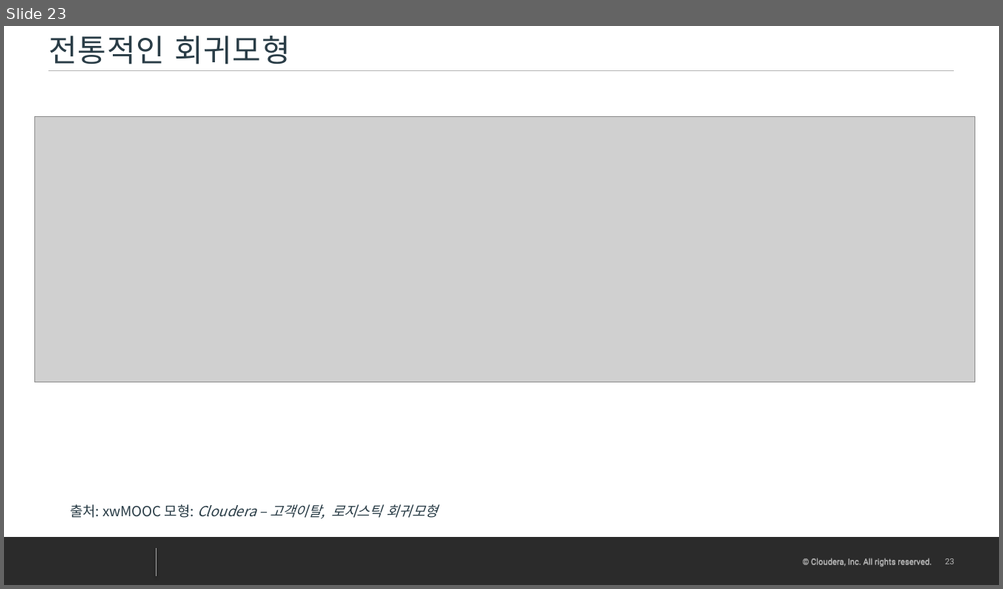
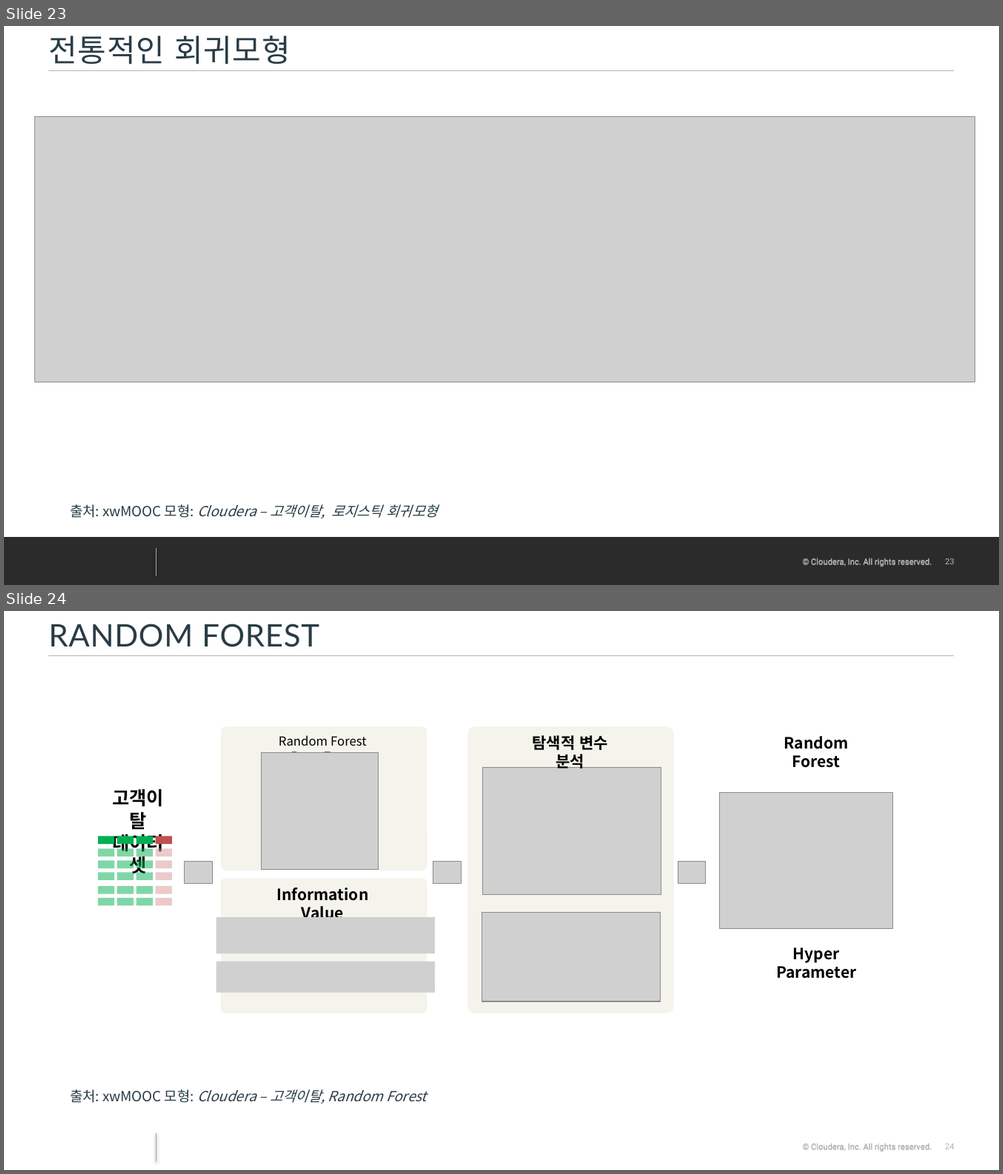
Before and after one commit to statkclee/ds-authoring, a slide deck: slides/Cloudera_Sessions_2018(Datayanolja).pptx. Shown one above the other, each under a label of ours: slide 23 before the commit, slides 23 and 24 after it. The pictures are 1003x589 and 1003x1174 pixels, drawn with LibreOffice and Linux fonts; fonts in the diff are those of the drawing; grey boxes stand for pictures; background and template pictures are left out; a plain dark background stands for a picture behind light text. Boxes give left, top, right and bottom in pixels: in the first picture for what was removed or moved away, otherwise in the second. Text is boxed around its words. In the diff, an @@ line names an element or a change of style, - is before the commit and + after.

Commit message:
initial draft for cloudera presentation

```diff
--- a/slides/Cloudera_Sessions_2018(Datayanolja).pptx
+++ b/slides/Cloudera_Sessions_2018(Datayanolja).pptx
@@ slide 24 added at (4,611,999,1170), background picture (left out); not listed: 5 template elements that a slide beside it also shows @@
@@ title added at (48,624,319,647), 30 pt, text #293C46 @@
+RANDOM FOREST
@@ rounded rectangle added at (221,726,427,871), fill #DDD9C3 at 30% opacity @@
@@ text added at (279,735,367,753), 12 pt, text #000000 @@
+Random Forest Dry-Run
@@ rounded rectangle added at (467,726,673,1013), fill #DDD9C3 at 30% opacity @@
@@ text added at (532,735,608,769), 15 pt, text #000000, bold @@
+탐색적 변수 분석
@@ text added at (784,736,848,768), 15 pt, text #000000, bold @@
+Random Forest
@@ picture added at (261,753,378,870) @@
@@ picture added at (482,768,660,895) @@
@@ text added at (113,789,165,877), 18 pt, text #000000, bold @@
+고객이탈
+데이터셋
@@ picture added at (720,792,893,929) @@
@@ picture added at (185,862,212,883) @@
@@ picture added at (433,862,461,883) @@
@@ picture added at (677,862,706,883) @@
@@ group added at (98,836,172,906): 24 rectangles @@
@@ rounded rectangle added at (221,878,427,1013), fill #DDD9C3 at 30% opacity @@
@@ text added at (276,888,368,917), 15 pt, text #000000, bold @@
+Information Value
@@ picture added at (216,917,435,954) @@
@@ picture added at (482,912,660,1001) @@
@@ picture added at (216,962,435,993) @@
@@ text added at (776,948,856,979), 15 pt, text #000000, bold @@
+Hyper Parameter
@@ text added at (70,1090,427,1105), 13.5 pt, text #293C46, italic @@
+출처: xwMOOC 모형: Cloudera – 고객이탈, Random Forest
```
Also in this commit, not shown: 1 slide changed, 1 slide removed.
